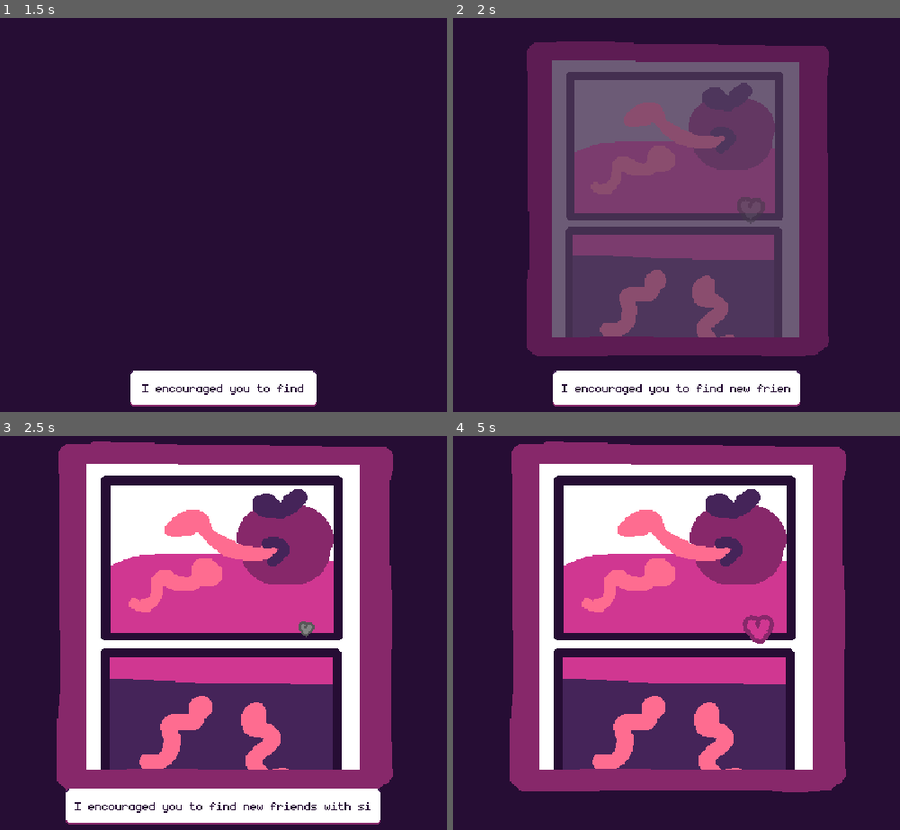
Above: before the commit, frames 1-4 (two rows, left to right).
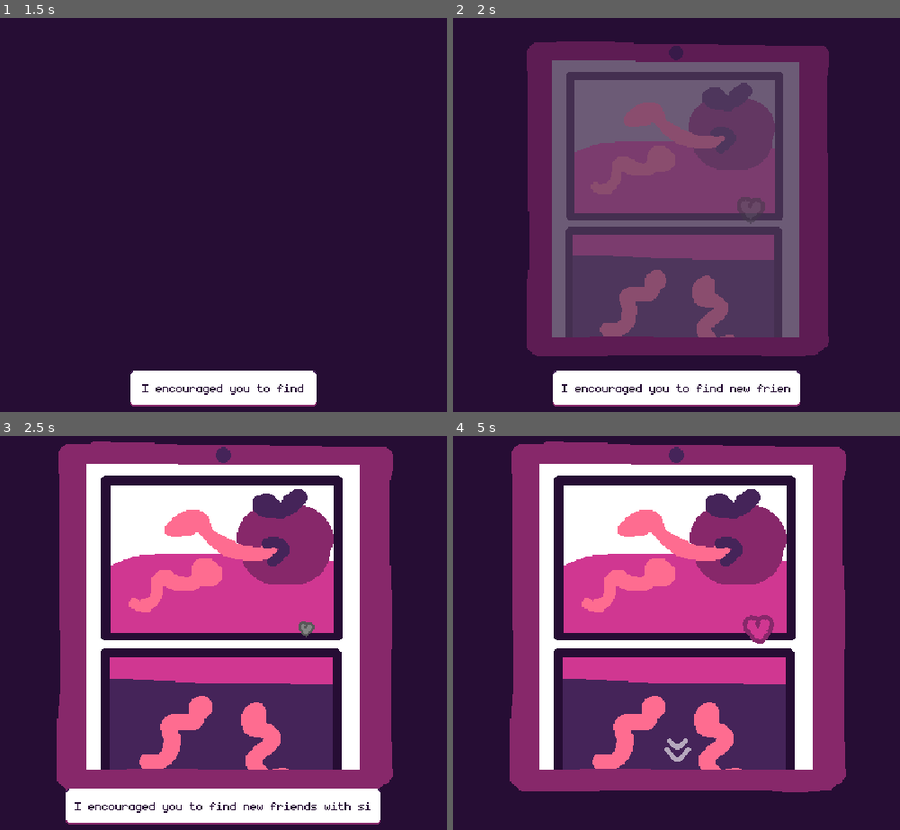
Above: after the commit, the same moments.

Repository: RachelfTech/LD56
Game: Godot game, scene res://scenes/sequences/insta_sequence.tscn
Same seed, same stepped clock (60 frames per second), same inputs: the game is played once before the commit and once after it. This scene is started directly instead of the project's main scene.
Inputs (mouse positions are in pixels of both pictures, inside the frame that each line leads up to):
- Up to frame 1 (1.5 s): move the mouse to (219, 151) at 0.52 s; click (219, 151) at 0.6 s; move the mouse to (295, 207) at 1.27 s; click (295, 207) at 1.35 s
- Up to frame 2 (2 s): no input
- Up to frame 3 (2.5 s): move the mouse to (219, 723) at 2.02 s; click (219, 723) at 2.1 s
- Up to frame 4 (5 s): move the mouse to (756, 802) at 2.77 s; click (756, 802) at 2.85 s; move the mouse to (676, 613) at 3.52 s; click (676, 613) at 3.6 s; move the mouse to (461, 569) at 4.27 s; click (461, 569) at 4.35 s

Frame 1 is identical in both runs. In frame 2, less than 0.1% of the frame differs, in the area x 48-52%, y 7-11%; in frame 3, 0.1%; in frame 4, 0.3%, in the area x 47-54%, y 2-83%.

Commit message:
Add more photos to insta game

Diff:
--- a/scenes/sequences/insta_sequence.gd
+++ b/scenes/sequences/insta_sequence.gd
@@ -80,6 +80,6 @@
         print(scroll_velocity.y)
         var new_position_y: float = photo_position_marker.position.y + (scroll_velocity.y * .02)
 
-        photo_position_marker.position.y = clampf(new_position_y, -300, 0)
+        photo_position_marker.position.y = clampf(new_position_y, -650, 0)
     elif not Input.is_mouse_button_pressed(MouseButton.MOUSE_BUTTON_LEFT):
         scrolling = false
--- a/scenes/sequences/insta_sequence.tscn
+++ b/scenes/sequences/insta_sequence.tscn
@@ -7,10 +7,14 @@
 [ext_resource type="Script" path="res://scenes/sequences/photo_feed.gd" id="4_xnijs"]
 [ext_resource type="Texture2D" uid="uid://dcrxlkmkkmm0e" path="res://assets/art/insta/wormphoto2.png" id="5_md17x"]
 [ext_resource type="Texture2D" uid="uid://bsoyll26nnn6n" path="res://assets/art/insta/phoneframe.png" id="6_b0ssj"]
+[ext_resource type="Texture2D" uid="uid://cvsm85o8ho4d3" path="res://assets/art/insta/wormphoto3.png" id="7_cnssk"]
+[ext_resource type="Texture2D" uid="uid://bnwfy25rpbyst" path="res://assets/art/insta/wormphoto5.png" id="8_t1hki"]
+[ext_resource type="Texture2D" uid="uid://raep218ns0ck" path="res://assets/art/insta/wormphoto4.png" id="9_uopla"]
+[ext_resource type="Texture2D" uid="uid://d0k52p1e52t6c" path="res://assets/art/insta/scrollindicator.png" id="11_4710w"]
 
 [sub_resource type="Animation" id="Animation_w3oaw"]
 resource_name = "play"
-length = 2.33334
+length = 13.3333
 tracks/0/type = "method"
 tracks/0/imported = false
 tracks/0/enabled = true
@@ -48,6 +52,18 @@
 "transitions": PackedFloat32Array(2, 2),
 "update": 0,
 "values": [Vector2(0.77, 0.77), Vector2(0.9, 0.9)]
+}
+tracks/3/type = "value"
+tracks/3/imported = false
+tracks/3/enabled = true
+tracks/3/path = NodePath("AnimatedSprite2D:modulate")
+tracks/3/interp = 1
+tracks/3/loop_wrap = true
+tracks/3/keys = {
+"times": PackedFloat32Array(0, 3.06667, 5.16667, 13.2333),
+"transitions": PackedFloat32Array(1, 2, 1, 1),
+"update": 0,
+"values": [Color(1, 1, 1, 0), Color(1, 1, 1, 0), Color(1, 1, 1, 0.724), Color(1, 1, 1, 0.243137)]
 }
 
 [sub_resource type="Animation" id="Animation_hceym"]
@@ -76,6 +92,18 @@
 "update": 0,
 "values": [Vector2(0.77, 0.77)]
 }
+tracks/2/type = "value"
+tracks/2/imported = false
+tracks/2/enabled = true
+tracks/2/path = NodePath("AnimatedSprite2D:modulate")
+tracks/2/interp = 1
+tracks/2/loop_wrap = true
+tracks/2/keys = {
+"times": PackedFloat32Array(0),
+"transitions": PackedFloat32Array(1),
+"update": 0,
+"values": [Color(1, 1, 1, 0.724)]
+}
 
 [sub_resource type="AnimationLibrary" id="AnimationLibrary_geu5d"]
 _data = {
@@ -85,6 +113,42 @@
 
 [sub_resource type="RectangleShape2D" id="RectangleShape2D_humsw"]
 size = Vector2(298, 318)
+
+[sub_resource type="AtlasTexture" id="AtlasTexture_0lhum"]
+atlas = ExtResource("11_4710w")
+region = Rect2(0, 0, 32, 32)
+
+[sub_resource type="AtlasTexture" id="AtlasTexture_yetwt"]
+atlas = ExtResource("11_4710w")
+region = Rect2(32, 0, 32, 32)
+
+[sub_resource type="AtlasTexture" id="AtlasTexture_f2obg"]
+atlas = ExtResource("11_4710w")
+region = Rect2(64, 0, 32, 32)
+
+[sub_resource type="AtlasTexture" id="AtlasTexture_w8kji"]
+atlas = ExtResource("11_4710w")
+region = Rect2(96, 0, 32, 32)
+
+[sub_resource type="SpriteFrames" id="SpriteFrames_6mo21"]
+animations = [{
+"frames": [{
+"duration": 1.0,
+"texture": SubResource("AtlasTexture_0lhum")
+}, {
+"duration": 1.0,
+"texture": SubResource("AtlasTexture_yetwt")
+}, {
+"duration": 1.0,
+"texture": SubResource("AtlasTexture_f2obg")
+}, {
+"duration": 1.0,
+"texture": SubResource("AtlasTexture_w8kji")
+}],
+"loop": true,
+"name": &"default",
+"speed": 2.0
+}]
 
 [node name="InstaSequence" type="Node" node_paths=PackedStringArray("scroll_area", "photo_position_marker", "animation_player", "text_renderer", "camera")]
 script = ExtResource("1_1ny7r")
@@ -124,6 +188,15 @@
 
 [node name="Wormphoto3" parent="Node2D/Phonescreen/PhotoFeed" instance=ExtResource("4_ec4o7")]
 position = Vector2(-3, 289)
+texture = ExtResource("7_cnssk")
+
+[node name="Wormphoto4" parent="Node2D/Phonescreen/PhotoFeed" instance=ExtResource("4_ec4o7")]
+position = Vector2(-3, 459)
+texture = ExtResource("8_t1hki")
+
+[node name="Wormphoto5" parent="Node2D/Phonescreen/PhotoFeed" instance=ExtResource("4_ec4o7")]
+position = Vector2(-3, 629)
+texture = ExtResource("9_uopla")
 
 [node name="Phoneframe" type="Sprite2D" parent="Node2D"]
 texture = ExtResource("6_b0ssj")
@@ -133,3 +206,10 @@
 [node name="CollisionShape2D" type="CollisionShape2D" parent="ScrollArea"]
 position = Vector2(321, 164)
 shape = SubResource("RectangleShape2D_humsw")
+
+[node name="AnimatedSprite2D" type="AnimatedSprite2D" parent="."]
+modulate = Color(1, 1, 1, 0.724)
+position = Vector2(321, 282)
+sprite_frames = SubResource("SpriteFrames_6mo21")
+autoplay = "default"
+frame_progress = 0.0118629
Binary file changed: assets/art/insta/phoneframe.png
Binary file added: assets/art/insta/scrollindicator.png
Not shown, added: assets/art/insta/scrollindicator.png.import
Binary file added: assets/art/insta/wormphoto3.png
Not shown, added: assets/art/insta/wormphoto3.png.import
Binary file added: assets/art/insta/wormphoto4.png
Not shown, added: assets/art/insta/wormphoto4.png.import
Binary file added: assets/art/insta/wormphoto5.png
Not shown, added: assets/art/insta/wormphoto5.png.import
Not shown: 1 places in scenes/sequences/insta_sequence.tscn that only renumber resources
